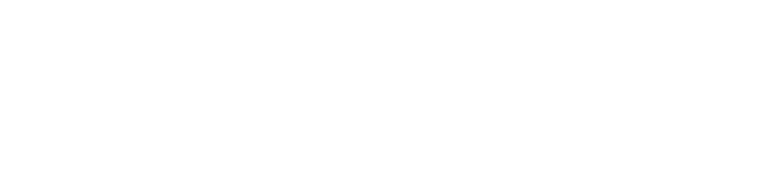
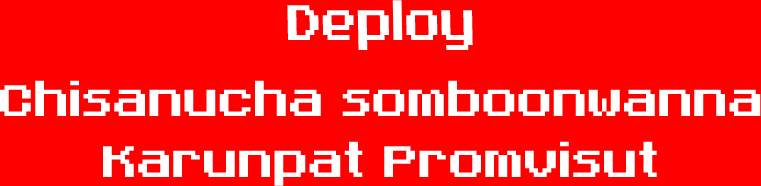
Before/after of a 761×186 layered artwork. What changed in the layer stack:
added group "Deploy" with 3 layers above "BGTest" over 0, 0, 761, 186
renamed "Head" to "Header", moved it into group "Deploy", painted on it over 287, 0, 473, 52
moved "Chisanucha somboonwanna copy" into group "Deploy" over 0, 80, 761, 116
moved "Karunpat Promvisut" into group "Deploy" over 103, 141, 657, 186
renamed "Layer 1" to "BGTest", showed it over 0, 0, 761, 186
